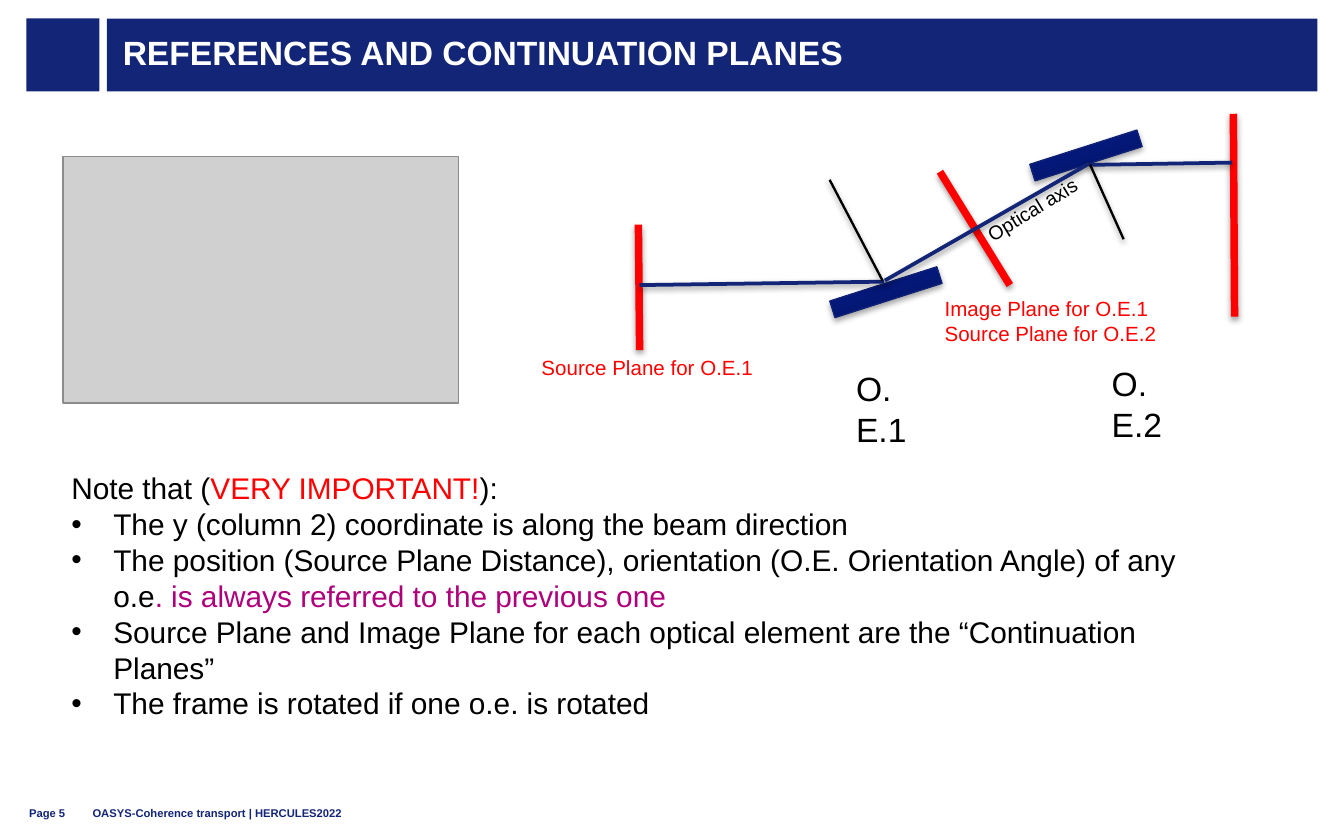
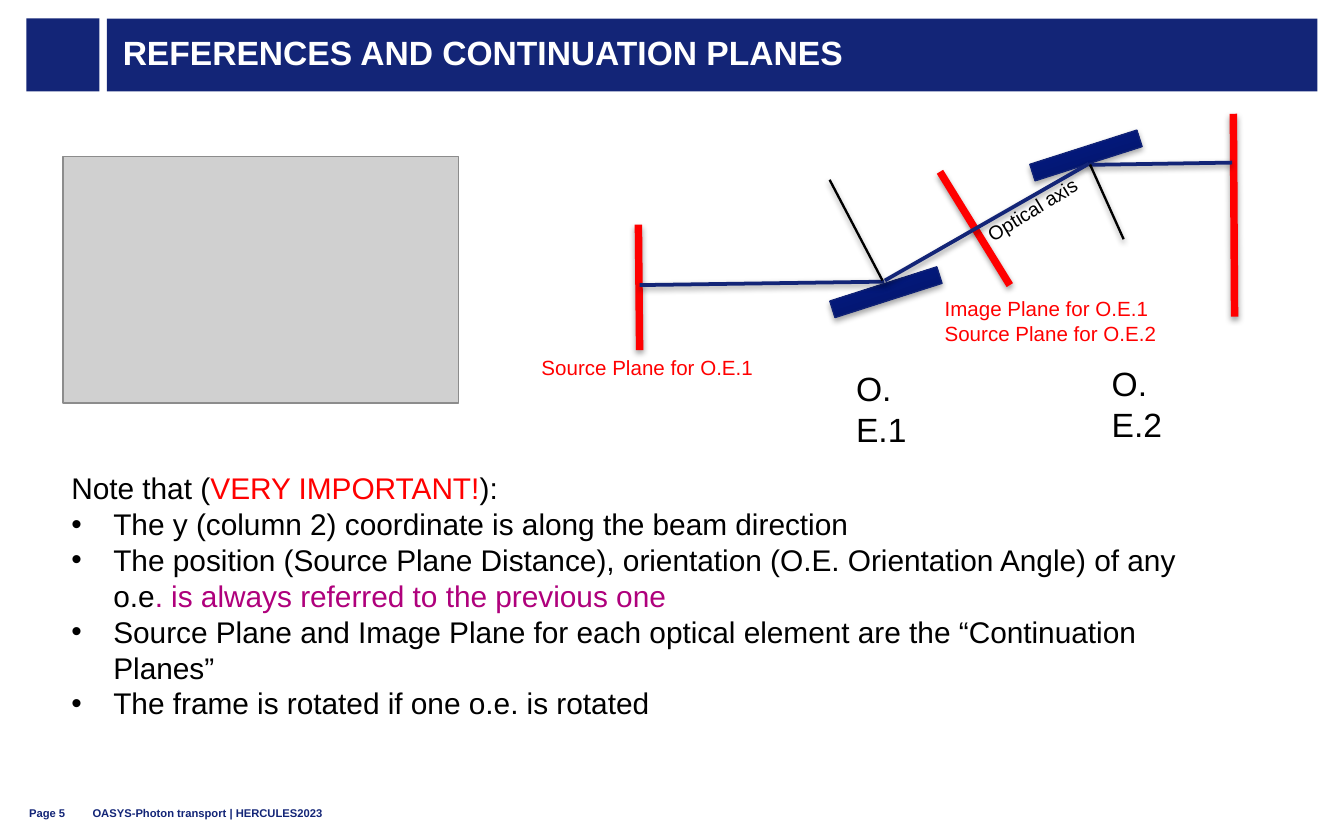
Before and after one commit to oasys-esrf-kit/oasys_hercules, a slide deck: slide 5 of 2023/hercules2023_C_photon_transport.pptx. Drawn at 1344x840 pixels with LibreOffice and Linux fonts; fonts in the diff are those of the drawing; grey boxes stand for pictures; background and template pictures are left out. Boxes give left, top, right and bottom in pixels: in the first picture for what was removed or moved away, otherwise in the second. Text is boxed around its words. In the diff, an @@ line names an element or a change of style, - is before the commit and + after.

```diff
--- a/2023/hercules2023_C_photon_transport.pptx
+++ b/2023/hercules2023_C_photon_transport.pptx
@@ text at (93,809,323,820): text changed @@
-OASYS-Coherence transport | HERCULES2022
+OASYS-Photon transport | HERCULES2023
```
Also in this commit, not shown: 11 other slides changed, 2 other files.
